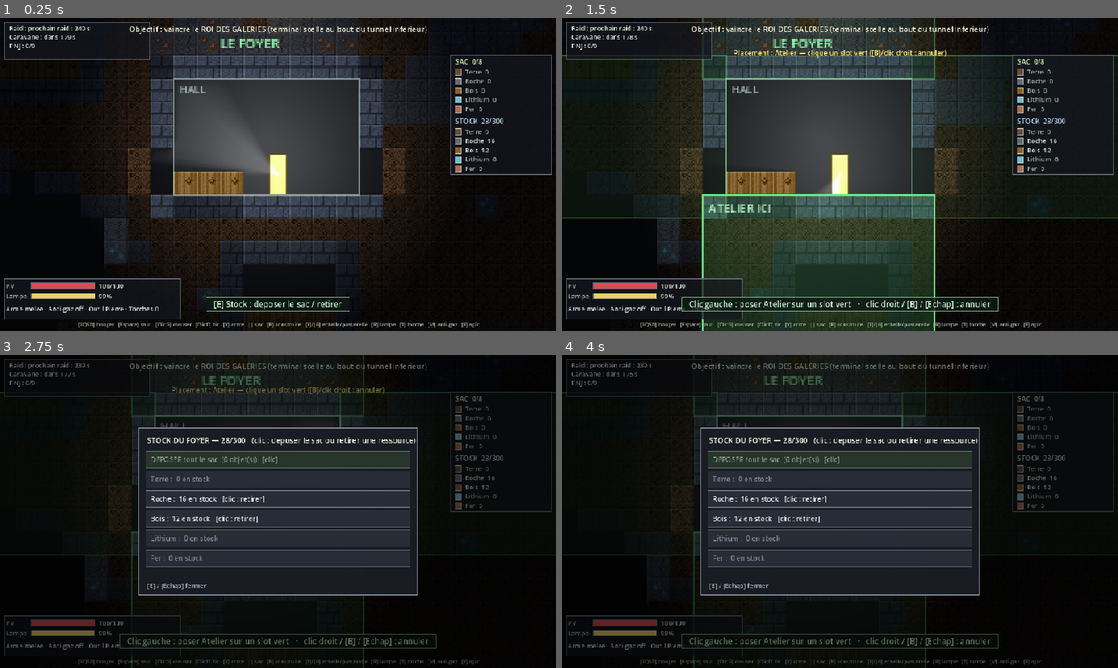
Above: before the commit, frames 1-4 (two rows, left to right).
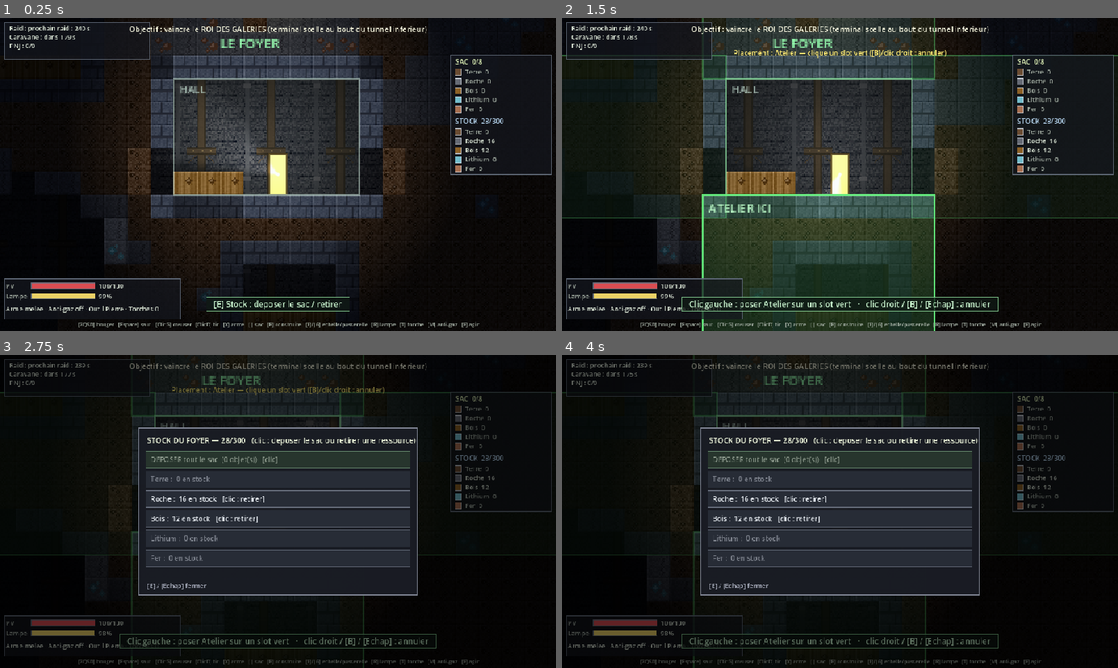
Above: after the commit, the same moments.

Repository: MrAuGIR/lesEnfouis
Game: Godot game, scene res://main.tscn
Same seed, same stepped clock (60 frames per second), same inputs: the game is played once before the commit and once after it.
Inputs (mouse positions are in pixels of both pictures, inside the frame that each line leads up to):
- Up to frame 1 (0.25 s): no input
- Up to frame 2 (1.5 s): tap Enter at 0.5 s; move the mouse to (962, 158) at 0.52 s; hold D 0.53-1.25 s; tap B at 0.6 s; click (962, 158) at 0.67 s; tap Space at 0.77, 1.25 s; drag from (840, 174) to (812, 237) at 1.27 s
- Up to frame 3 (2.75 s): tap Enter at 2 s; move the mouse to (333, 442) at 2.02 s; hold D from 2.03 s (still down); tap E at 2.1 s
- Up to frame 4 (4 s): release D at 2.75 s; tap Space at 2.75, 3.77 s; drag from (812, 574) to (673, 464) at 2.77 s; tap Enter at 3.5 s; move the mouse to (1006, 558) at 3.52 s; hold A from 3.53 s (still down); tap R at 3.6 s

The runs differ from the first frame. In frame 1, 2.4% of the frame differs, in the area x 28-67%, y 19-57%; in frame 2, 1.5%; in frame 3, less than 0.1%; in frame 4, less than 0.1%.

Commit message:
decor de fond + paralaxe

Diff:
--- a/game/scripts/tile_art.gd
+++ b/game/scripts/tile_art.gd
@@ -22,6 +22,71 @@
 	var tx: Texture2D = ImageTexture.create_from_image(img) if img != null else null
 	_cache[t] = tx
 	return tx
+
+# --- Décor de fond (parallaxe) -----------------------------------------------
+# Deux couches en retrait derrière les tuiles : paroi rocheuse (loin) + silhouettes
+# d'infrastructure (étais, traverses, tuyau). Désaturées/sombres (bible) : révélées
+# dimensions par la lampe comme le reste. Tuilées par world_view avec parallaxe.
+static var _bg_wall: Texture2D
+static var _bg_struct: Texture2D
+
+static func bg_wall() -> Texture2D:
+	if _bg_wall == null:
+		_bg_wall = ImageTexture.create_from_image(_build_bg_wall())
+	return _bg_wall
+
+static func bg_struct() -> Texture2D:
+	if _bg_struct == null:
+		_bg_struct = ImageTexture.create_from_image(_build_bg_struct())
+	return _bg_struct
+
+# Paroi du fond : roche sombre désaturée, grain faible + strates horizontales.
+static func _build_bg_wall() -> Image:
+	var w := 32
+	var im := Image.create(w, w, false, Image.FORMAT_RGBA8)
+	var base := Color(0.13, 0.14, 0.17)
+	for y in w:
+		for x in w:
+			var c := _shade(base, (_h(x, y, 91) - 0.5) * 0.09)
+			if _h(x, y, 94) > 0.86:      # renfoncements sombres épars
+				c = _shade(c, -0.05)
+			im.set_pixel(x, y, c)
+	for sy in [7, 15, 23, 31]:           # strates horizontales discrètes
+		for x in w:
+			im.set_pixel(x, sy, _shade(im.get_pixel(x, sy), -0.05))
+	return im
+
+# Silhouettes d'infrastructure (transparent ailleurs) : étai vertical + traverse
+# + tuyau. Tuilé → colonnes de soutènement récurrentes. Garde l'alpha (≠ _shade).
+static func _build_bg_struct() -> Image:
+	var w := 48
+	var h := 64
+	var im := Image.create(w, h, false, Image.FORMAT_RGBA8)
+	im.fill(Color(0, 0, 0, 0))
+	var wood := Color(0.17, 0.14, 0.10, 0.88)
+	var wood_d := Color(0.10, 0.08, 0.05, 0.90)
+	var metal := Color(0.16, 0.17, 0.20, 0.85)
+	for y in h:                          # étai vertical (x 21..26) + arêtes sombres
+		for x in range(21, 27):
+			im.set_pixel(x, y, wood)
+		im.set_pixel(21, y, wood_d)
+		im.set_pixel(26, y, wood_d)
+		for x in range(6, 9):            # tuyau métallique (x 6..8)
+			im.set_pixel(x, y, metal)
+	for x in range(14, 34):              # traverse courte (≠ pleine largeur → pas de grille)
+		for y in range(10, 15):
+			im.set_pixel(x, y, wood)
+		im.set_pixel(x, 10, wood_d)
+		im.set_pixel(x, 14, wood_d)
+	for d in 6:                          # jambes de force diagonales (look charpente)
+		im.set_pixel(20 - d, 15 + d, wood)
+		im.set_pixel(27 + d, 15 + d, wood)
+	for bx in [18, 24, 30]:              # boulons sur la traverse
+		im.set_pixel(bx, 12, Color(0.30, 0.26, 0.18, 0.95))
+	for y in range(30, 33):              # joint du tuyau
+		for x in range(5, 10):
+			im.set_pixel(x, y, Color(0.22, 0.23, 0.26, 0.9))
+	return im
 
 # --- Outils ------------------------------------------------------------------
 # Hash déterministe 0..1 à partir de (x, y) et d'une graine (canal de bruit).
--- a/game/scripts/world_view.gd
+++ b/game/scripts/world_view.gd
@@ -9,6 +9,8 @@
 const VIEW_RX := 34   # demi-largeur de la fenêtre de tuiles dessinées
 const VIEW_RY := 22
 const OCC_MARGIN := 6 # marge d'occulteurs autour de la fenêtre (lumières proches)
+const BG_WALL_PAR := 0.45   # facteur de parallaxe paroi du fond (0=fixe écran, 1=collé au monde)
+const BG_STRUCT_PAR := 0.6  # structures un peu plus proches que la paroi → profondeur
 
 var world: WorldGrid
 var hero: Hero
@@ -20,6 +22,10 @@
 var _occluders: Array[LightOccluder2D] = []
 var _occ_center := Vector2i(-9999, -9999)
 var _occ_dirty := true
+
+func _ready() -> void:
+	# Tiling des couches de fond parallaxes (draw_texture_rect_region répété).
+	texture_repeat = CanvasItem.TEXTURE_REPEAT_ENABLED
 
 func tick(_delta: float) -> void:
 	queue_redraw()
@@ -113,10 +119,15 @@
 	var ts := WorldGrid.TILE
 	var ptx := int(hero.pos.x / ts)
 	var pty := int(hero.pos.y / ts)
-	# Fond : caverne (révélé par la lampe) + bandes de ciel au-dessus du relief
+	# Fond : décor en RETRAIT (révélé par la lampe) — base sombre + paroi rocheuse
+	# + silhouettes d'infrastructure, en PARALLAXE (région source décalée d'une
+	# fraction de la position du héros) → profondeur. Puis bandes de ciel au-dessus.
 	var bg_pos := Vector2((ptx - VIEW_RX) * ts, (pty - VIEW_RY) * ts)
 	var bg_size := Vector2((VIEW_RX * 2) * ts, (VIEW_RY * 2) * ts)
-	draw_rect(Rect2(bg_pos, bg_size), Color(0.16, 0.17, 0.20))
+	var dest := Rect2(bg_pos, bg_size)
+	draw_rect(dest, Color(0.10, 0.11, 0.13))
+	draw_texture_rect_region(TileArt.bg_wall(), dest, Rect2(hero.pos * BG_WALL_PAR, bg_size))
+	draw_texture_rect_region(TileArt.bg_struct(), dest, Rect2(hero.pos * BG_STRUCT_PAR, bg_size))
 	for tx in range(ptx - VIEW_RX, ptx + VIEW_RX):
 		var s := world.surface[clampi(tx, 0, WorldGrid.GRID_W - 1)]
 		if s > pty - VIEW_RY:
